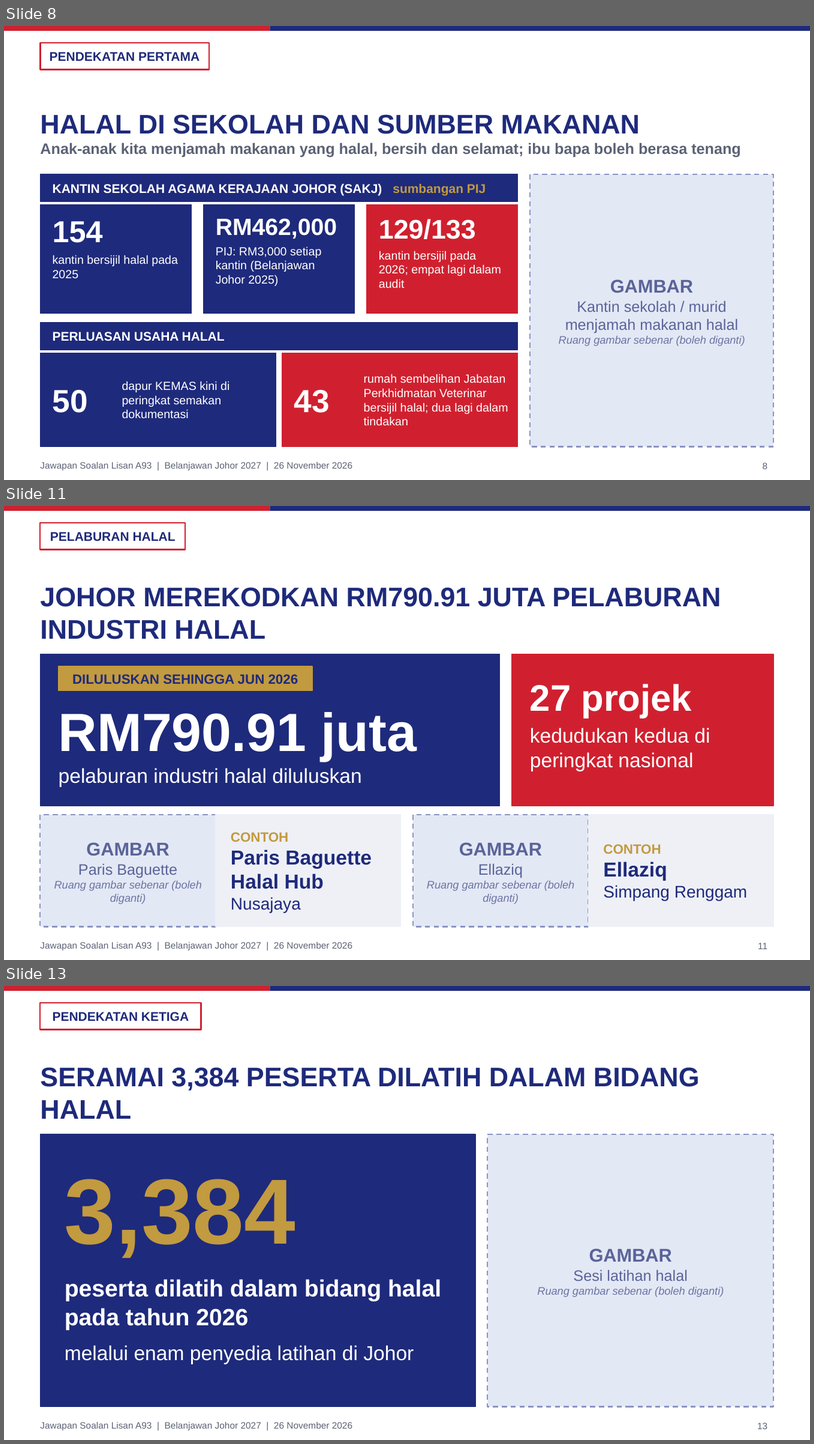
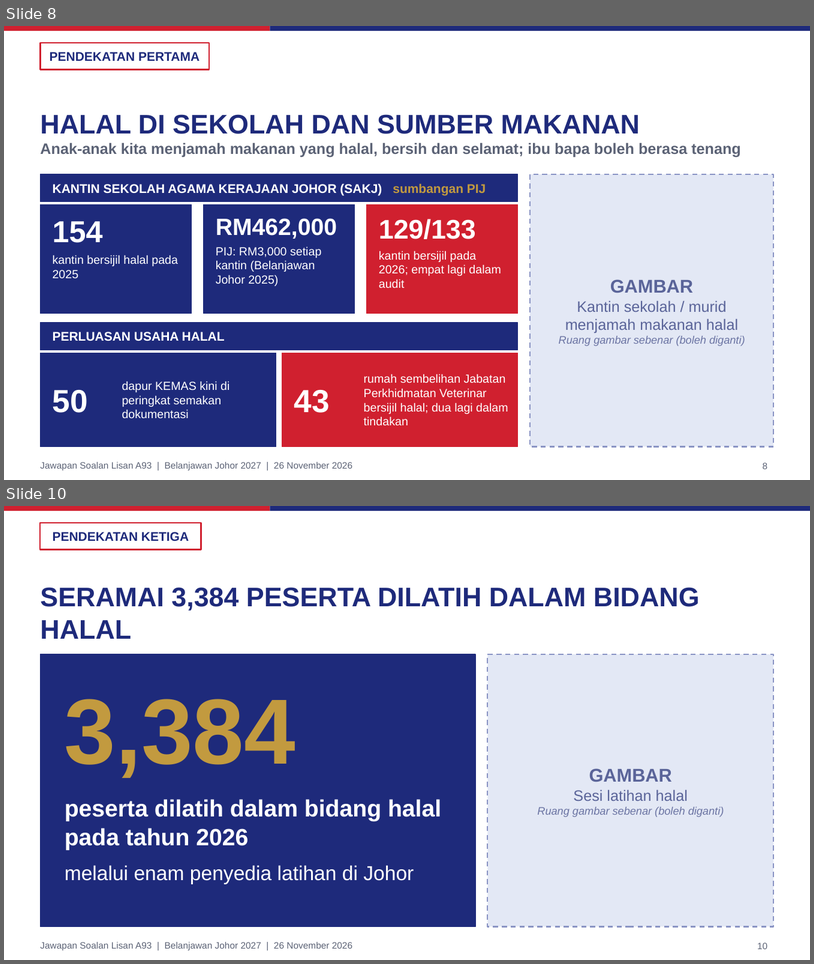
Before and after one commit to nawaljoe/Nawal, a slide deck: slides/A93_Halal_Johor_16x9.pptx. Shown one above the other, each under a label of ours: slides 8, 11 and 13 before the commit, slides 8 and 10 after it; the slides between them are not shown. The pictures are 814x1444 and 814x964 pixels, drawn with LibreOffice and Linux fonts; fonts in the diff are those of the drawing; background and template pictures are left out. Boxes give left, top, right and bottom in pixels: in the first picture for what was removed or moved away, otherwise in the second. Text is boxed around its words. In the diff, an @@ line names an element or a change of style, - is before the commit and + after.

```diff
--- a/slides/A93_Halal_Johor_16x9.pptx
+++ b/slides/A93_Halal_Johor_16x9.pptx
@@ slide 11 removed at (4, 506, 810, 960), background #FFFFFF; not listed: 3 template elements that a slide beside it also shows @@
@@ rectangle removed at (40, 523, 185, 550) @@
@@ text removed at (50, 532, 176, 541) @@
-PELABURAN HALAL
@@ title removed at (40, 587, 721, 639) @@
-JOHOR MEREKODKAN RM790.91 JUTA PELABURAN INDUSTRI HALAL
@@ rectangle removed at (40, 654, 500, 805) @@
@@ rectangle removed at (59, 666, 312, 691) @@
@@ rectangle removed at (512, 654, 774, 805) @@
@@ text removed at (72, 674, 299, 684) @@
-DILULUSKAN SEHINGGA JUN 2026
@@ text removed at (530, 684, 692, 718) @@
-27 projek
@@ text removed at (59, 712, 417, 761) @@
-RM790.91 juta
@@ text removed at (530, 727, 710, 771) @@
-kedudukan kedua di peringkat nasional
@@ text removed at (59, 768, 362, 787) @@
-pelaburan industri halal diluluskan
@@ rectangle removed at (40, 814, 216, 927) @@
@@ rectangle removed at (216, 814, 401, 927) @@
@@ rectangle removed at (413, 814, 588, 927) @@
@@ rectangle removed at (588, 814, 773, 927) @@
@@ text removed at (54, 842, 202, 904) @@
-GAMBAR
-Paris Baguette
-Ruang gambar sebenar (boleh diganti)
@@ text removed at (231, 832, 372, 912) @@
-CONTOH
-Paris Baguette Halal Hub
-Nusajaya
@@ text removed at (427, 842, 575, 904) @@
-GAMBAR
-Ellaziq
-Ruang gambar sebenar (boleh diganti)
@@ text removed at (603, 844, 748, 900) @@
-CONTOH
-Ellaziq
-Simpang Renggam
@@ page number removed at (758, 942, 768, 949) @@
-11
@@ what was slide 13 is now slide 10 @@
@@ page number at (758, 942, 768, 949): text changed @@
-13
+10
```
Also in this commit, not shown: 1 slide added, 3 other slides removed, 4 other files.
